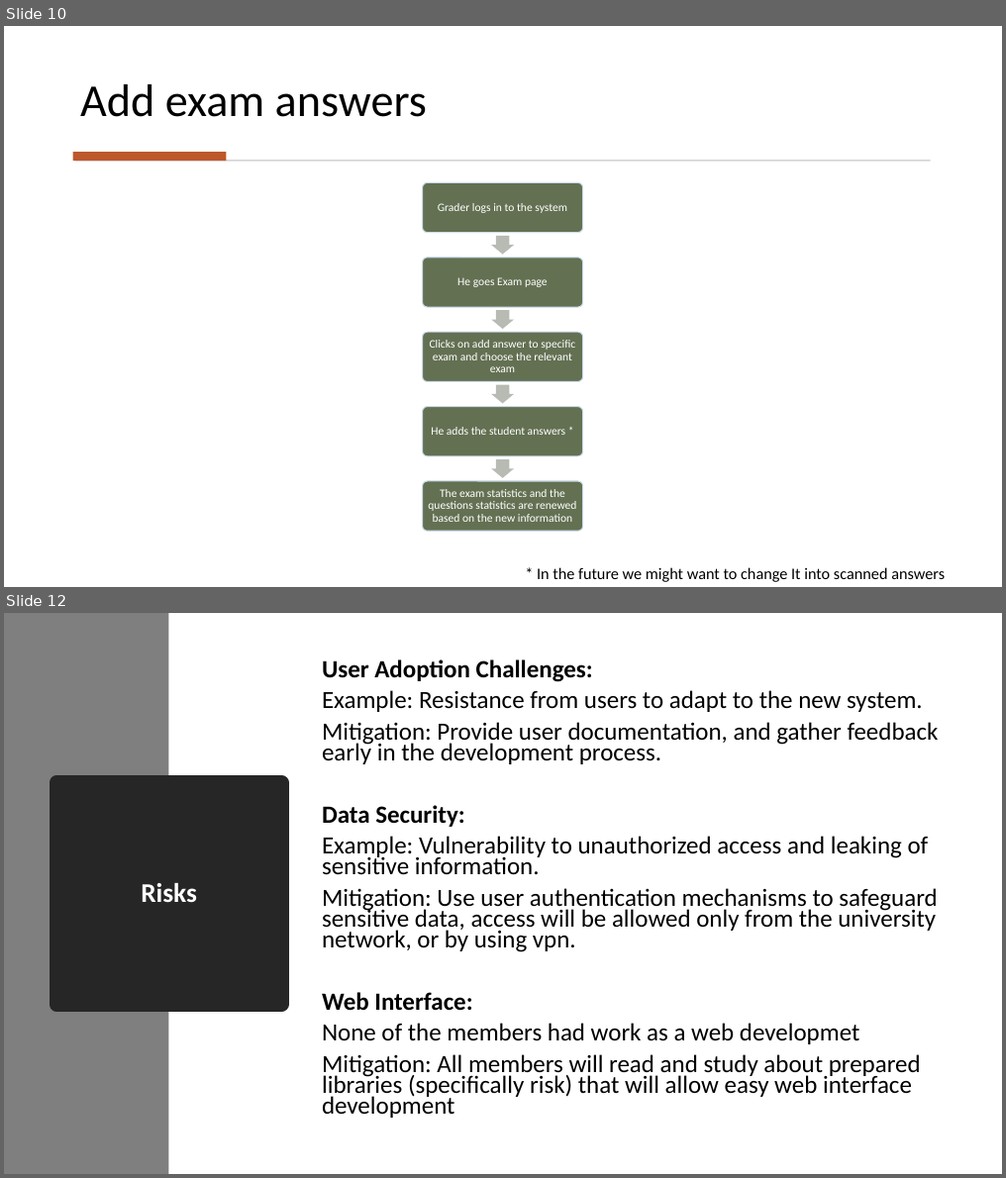
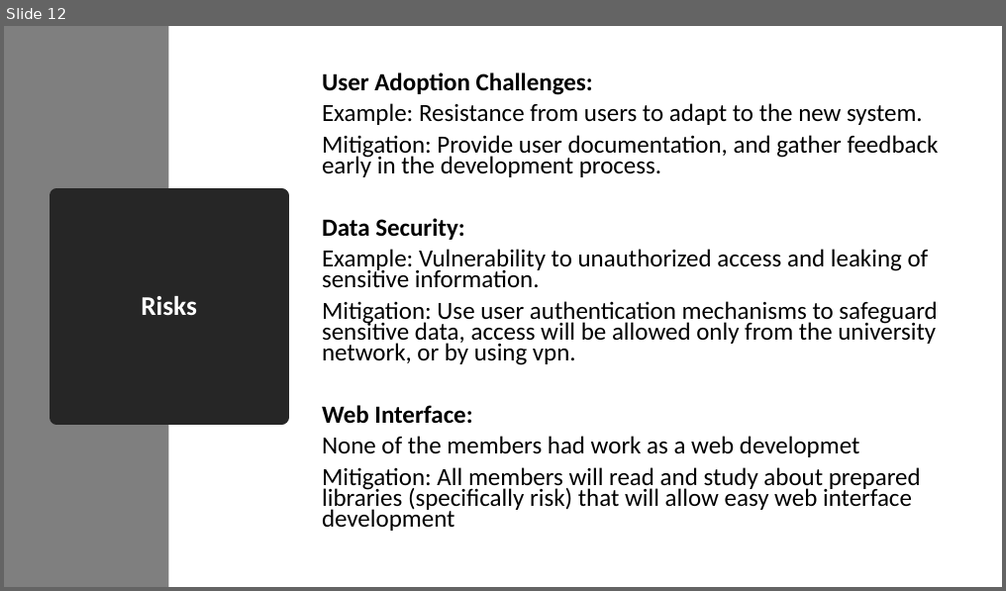
Before and after one commit to RoiTief/Exam-Management-System, a slide deck: docs/Proof of concept presentation.pptx. Shown one above the other, each under a label of ours: slides 10 and 12 before the commit, slide 12 after it; the slides between them are not shown. The pictures are 1006x1178 and 1006x591 pixels, drawn with LibreOffice and Linux fonts; fonts in the diff are those of the drawing. Boxes give left, top, right and bottom in pixels: in the first picture for what was removed or moved away, otherwise in the second. Text is boxed around its words. In the diff, an @@ line names an element or a change of style, - is before the commit and + after.

```diff
--- a/docs/Proof of concept presentation.pptx
+++ b/docs/Proof of concept presentation.pptx
@@ slide 10 removed at (4,26,1002,587), background #FFFFFF @@
@@ title removed at (80,84,427,117) @@
-Add exam answers
@@ rectangle removed at (73,152,227,161) @@
@@ rectangle removed at (75,160,931,162) @@
@@ group removed at (423,183,583,531): 5 rounded rectangles, 5 texts, 4 right arrows @@
-Grader logs in to the system
-He goes Exam page
-Clicks on add answer to specific exam and choose the relevant exam
-He adds the student answers *
-The exam statistics and the questions statistics are renewed based on the new information
@@ text removed at (537,568,944,582) @@
-* In the future we might want to change It into scanned answers
```
Also in this commit, not shown: 4 slides changed, 4 slides added, 7 other slides removed.
